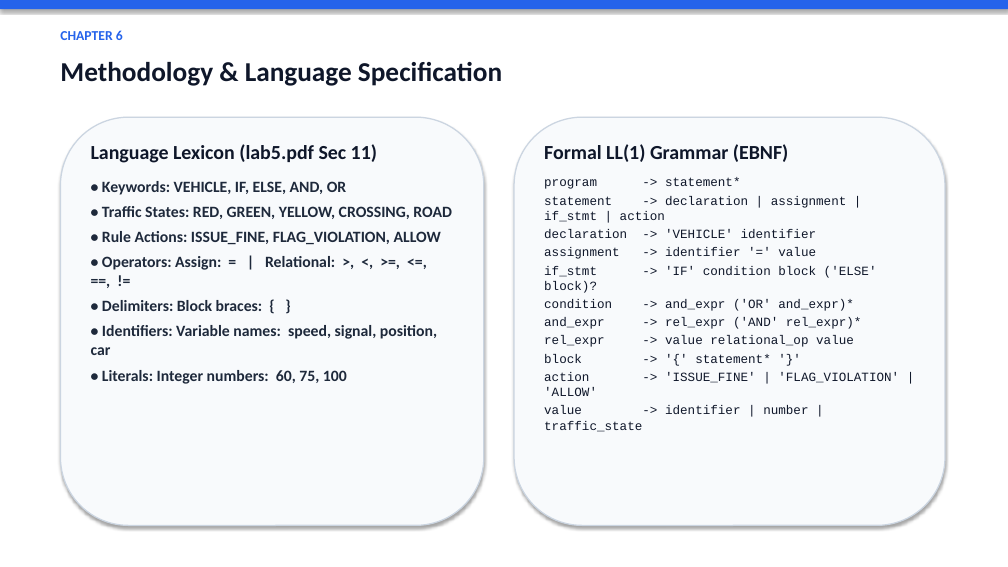
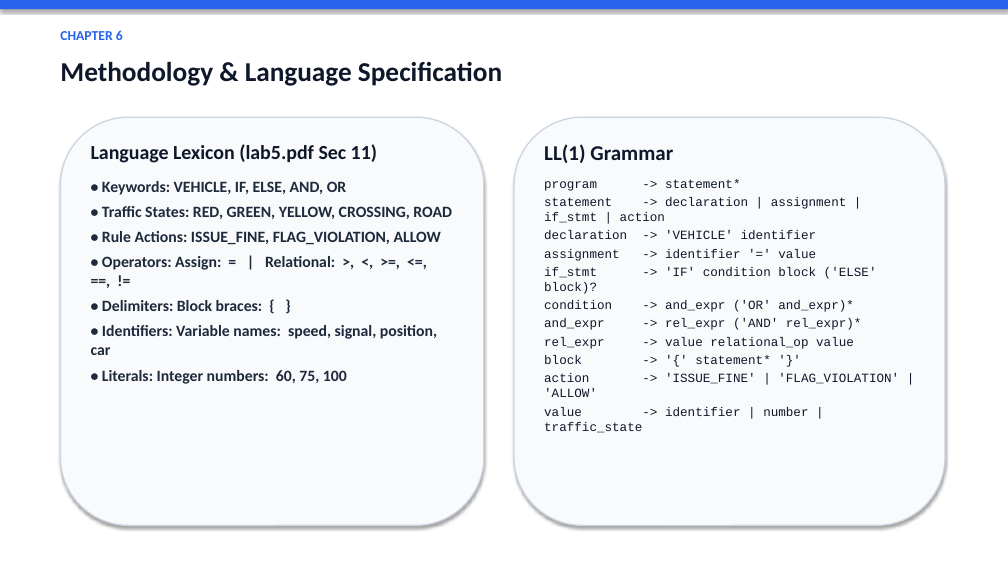
Before and after one commit to 71percentbanana/MQL, a slide deck: slide 8 of TrafficRule_Presentation.pptx. Drawn at 1008x567 pixels with LibreOffice and Linux fonts; fonts in the diff are those of the drawing. Boxes give left, top, right and bottom in pixels: in the first picture for what was removed or moved away, otherwise in the second. Text is boxed around its words. In the diff, an @@ line names an element or a change of style, - is before the commit and + after.

```diff
--- a/TrafficRule_Presentation.pptx
+++ b/TrafficRule_Presentation.pptx
@@ text at box(544, 144, 673, 163): text changed; size 19 to 20 pt @@
-Formal LL(1) Grammar (EBNF)
+LL(1) Grammar
```
Also in this commit, not shown: 2 other slides changed, 4 other files.
